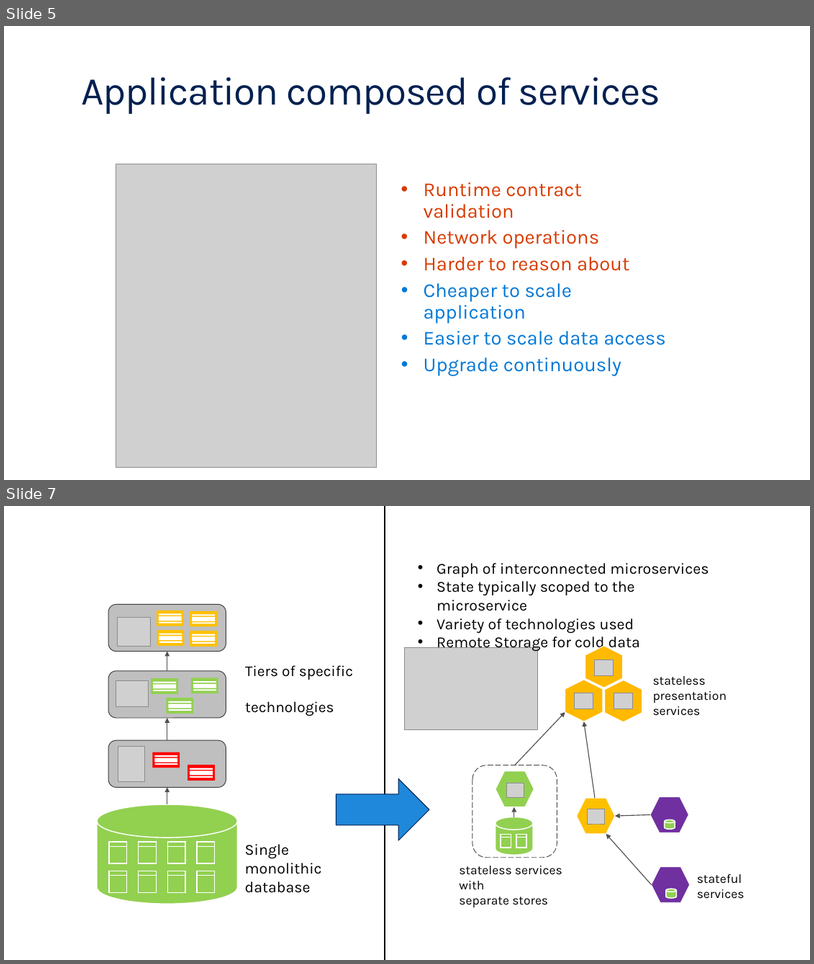
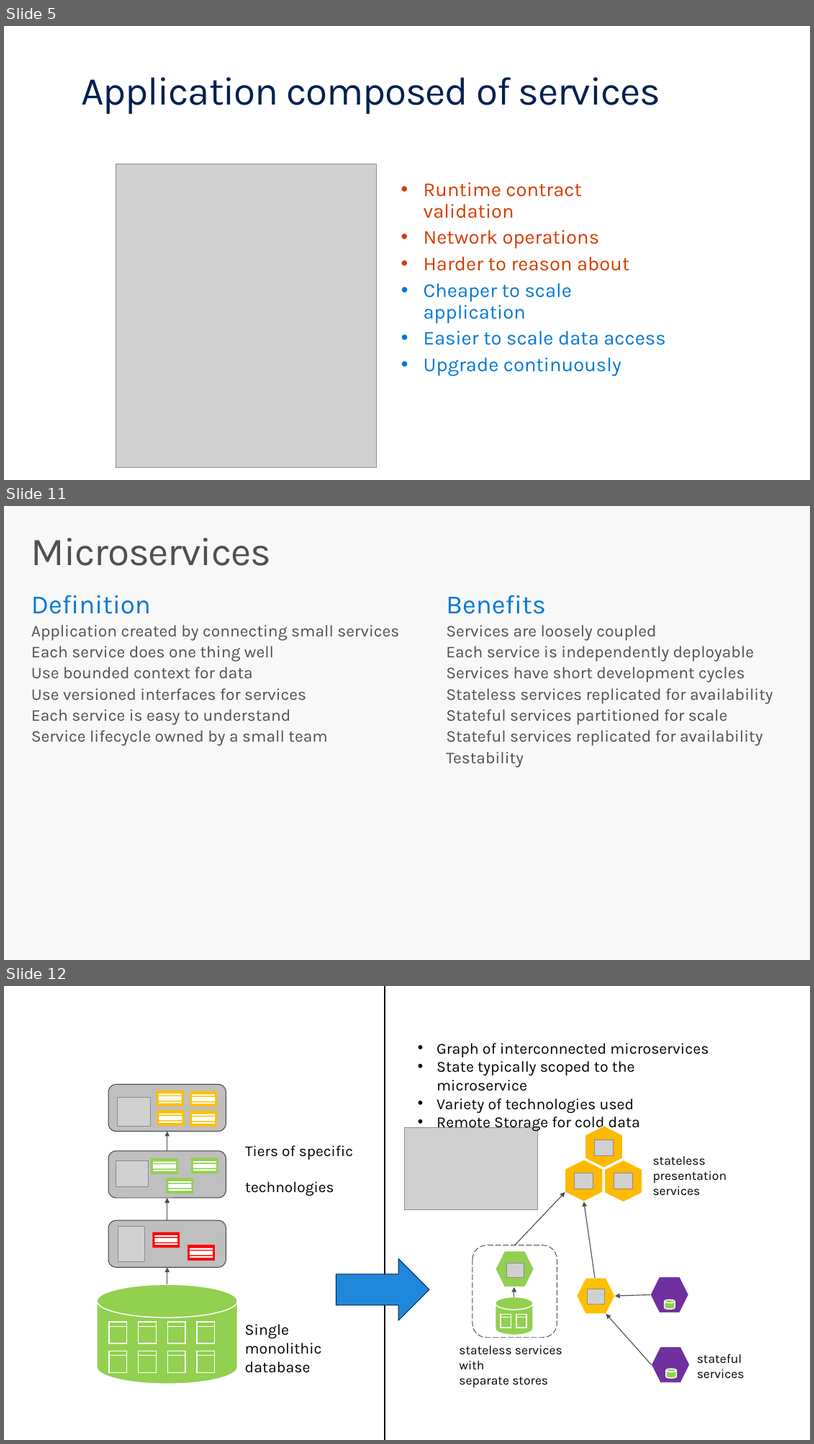
Before and after one commit to brentstineman/PersonalStuff, a slide deck: Presentations/Service Fabric/ServiceFabric Overview.pptx. Shown one above the other, each under a label of ours: slides 5 and 7 before the commit, slides 5, 11 and 12 after it; the slides between them are not shown. The pictures are 814x964 and 814x1444 pixels, drawn with LibreOffice and Linux fonts; fonts in the diff are those of the drawing; grey boxes stand for pictures; background and template pictures are left out. Boxes give left, top, right and bottom in pixels: in the first picture for what was removed or moved away, otherwise in the second. Text is boxed around its words. In the diff, an @@ line names an element or a change of style, - is before the commit and + after.

```diff
--- a/Presentations/Service Fabric/ServiceFabric Overview.pptx
+++ b/Presentations/Service Fabric/ServiceFabric Overview.pptx
@@ slide 11 added at <box>4,506,810,960</box>, background #F8F8F8 @@
@@ title added at <box>31,538,271,566</box>, 48 pt, text #505050 @@
+Microservices
@@ text added at <box>31,595,399,746</box>, 20 pt, text #505050 @@
+Definition
+  Application created by connecting small services
+  Each service does one thing well
+  Use bounded context for data
+  Use versioned interfaces for services
+  Each service is easy to understand
+  Service lifecycle owned by a small team
@@ text added at <box>446,595,773,767</box>, 20 pt, text #505050 @@
+Benefits
+  Services are loosely coupled
+  Each service is independently deployable
+  Services have short development cycles
+  Stateless services replicated for availability
+  Stateful services partitioned for scale
+  Stateful services replicated for availability
+  Testability
@@ what was slide 7 is now slide 12 @@
```
Also in this commit, not shown: 10 other slides added, 1 slide removed, 1 other file.
